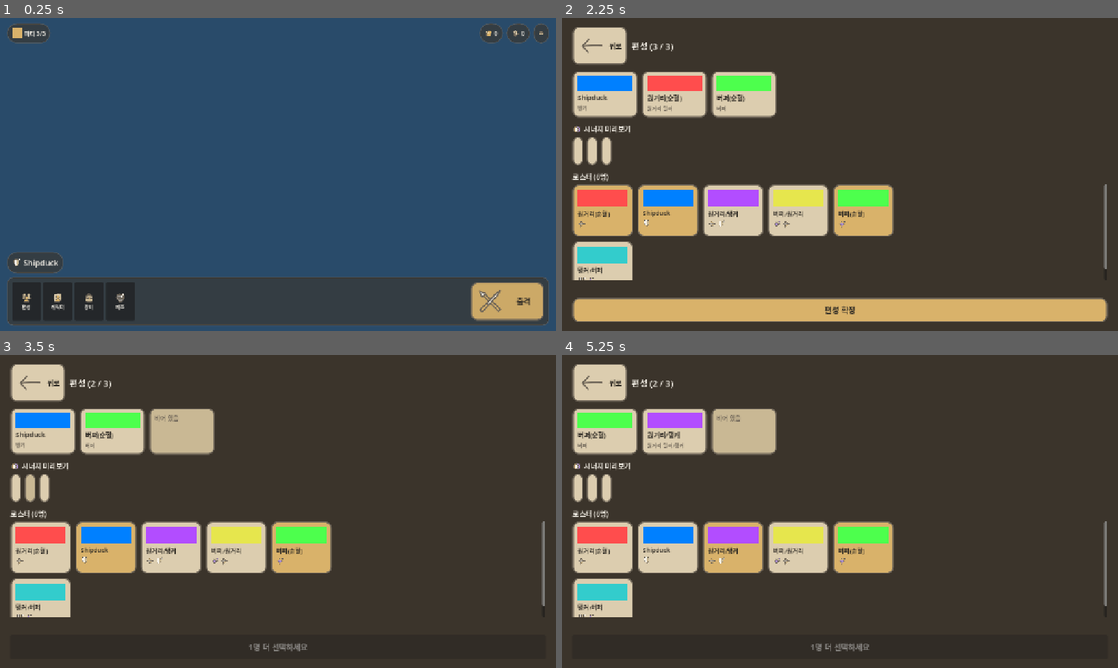
Above: before the commit, frames 1-4 (two rows, left to right).
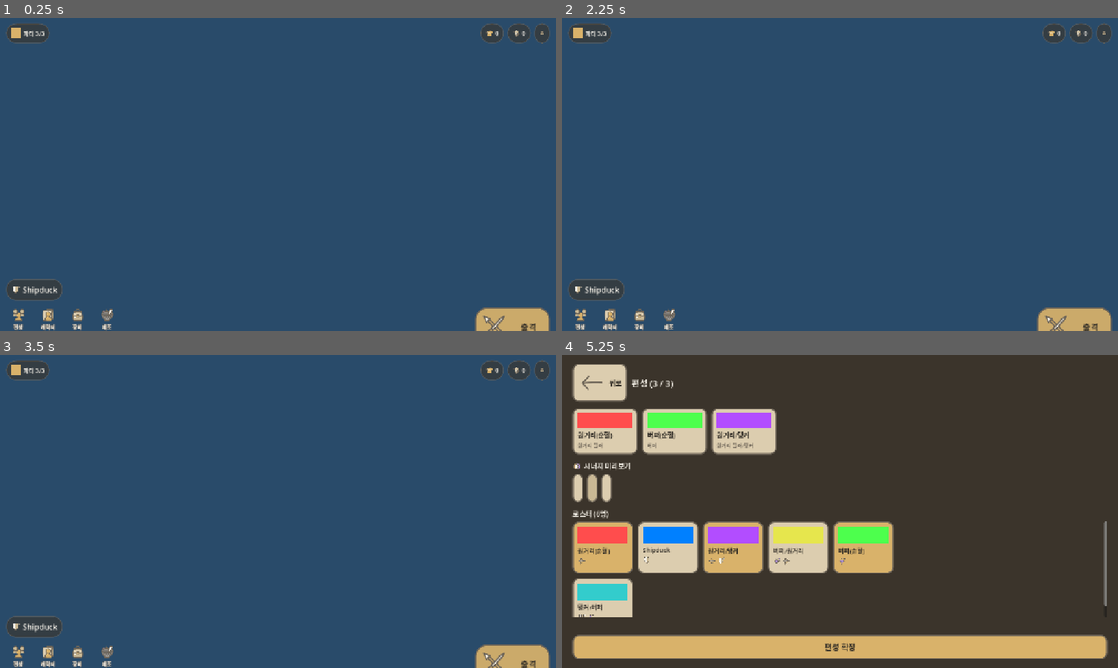
Above: after the commit, the same moments.

Repository: KADSA-OFFICIAL/Group-2
Game: Godot game, scene res://main.tscn
The game is run twice, just before and just after one commit, with the same random seed, the same clock (stepped at 60 frames per second) and the same inputs. The engine's default icon, where the game draws it, is replaced by a stand-in: a white triangle on a blue panel in a dark square.
Inputs (mouse positions are in pixels of both pictures, inside the frame that each line leads up to):
- Up to frame 1 (0.25 s): no input
- Up to frame 2 (2.25 s): click (1101, 33) at 0.52 s; click "뒤로" at 1.25 s; click (589, 302) at 2.02 s
- Up to frame 3 (3.5 s): click (38, 549) at 2.77 s
- Up to frame 4 (5.25 s): click (578, 655) at 3.52 s; click (667, 549) at 4.27 s; click (734, 549) at 5.02 s

The runs differ from the first frame. In frame 1, 16% of the frame differs, in the area x 1-99%, y 2-100%; in frame 2, 99%; in frame 3, 99%, in the area x 0-100%, y 0-100%; in frame 4, 11%.

Commit message:
fix(ui): 하단 메뉴를 개별 아이콘으로 분리 — 감싸는 바·테두리 제거 후 바닥에 밀착
트릭컬 실제 화면과 대조해 보니 이전 구현이 세 가지를 어겼다.
버튼을 하나의 바로 묶었고, 사각 테두리를 둘렀고, 바닥에서 띄워 두었다.

- 하단 메뉴를 감싸던 PanelContainer 를 없앴다. 이제 HBox 안에 버튼이 각자 떨어져 있고
  그 사이로 일러스트가 그대로 보인다.
- 각 버튼의 배경·테두리를 전부 제거했다(StyleBoxEmpty). 아이콘 자체에 이미 굵은
  윤곽선이 있어 사각 프레임을 덧대면 답답해진다.
  대신 라벨에 외곽선(outline_size 4)을 넣어 어떤 배경 위에서도 읽히게 했다.
- 오버레이의 아래 여백을 0 으로 두어 버튼이 화면 맨 아래에 바짝 붙는다.
- 아이콘을 24 -> 34 로 키웠다. 배경 판이 사라져 아이콘 자체가 버튼 역할을 하기 때문이다.
- 출격만 알약 배경을 유지한다. 유일한 주요 동작이라 눈에 띄어야 하고,
  나머지가 배경 없는 아이콘이라 대비로 위계가 생긴다.

검증: Godot 4.6.3 헤드리스, 17개 체크 전부 통과.
메뉴 버튼 4개가 독립 노드이며 공통 부모가 HBox(패널 아님), 감싸는 PanelContainer 없음,
메뉴 버튼에 StyleBoxFlat 0개, 라벨 외곽선 적용, 버튼 하단이 화면 바닥에 정확히 닿음,
출격만 배경을 갖고 더 넓음, ArtLayer 전체 유지, 편성 진입·출격 회귀.
검증 씬은 확인 후 삭제.

Co-Authored-By: Claude Opus 4.8 <noreply@anthropic.com>

Diff:
--- a/screens/main/main_screen.gd
+++ b/screens/main/main_screen.gd
@@ -88,10 +88,11 @@
 	var overlay := MarginContainer.new()
 	overlay.name = "Overlay"
 	overlay.set_anchors_preset(Control.PRESET_FULL_RECT)
-	overlay.add_theme_constant_override("margin_left", 16)
-	overlay.add_theme_constant_override("margin_right", 16)
+	overlay.add_theme_constant_override("margin_left", 14)
+	overlay.add_theme_constant_override("margin_right", 14)
 	overlay.add_theme_constant_override("margin_top", 12)
-	overlay.add_theme_constant_override("margin_bottom", 12)
+	# 하단 버튼은 화면 맨 아래에 바짝 붙는다. 아래 여백을 두지 않는다.
+	overlay.add_theme_constant_override("margin_bottom", 0)
 	add_child(overlay)
 
 	var column := VBoxContainer.new()
@@ -104,6 +105,7 @@
 	var middle := VBoxContainer.new()
 	middle.size_flags_vertical = Control.SIZE_EXPAND_FILL
 	middle.alignment = BoxContainer.ALIGNMENT_END
+	middle.add_theme_constant_override("separation", 8)
 	middle.mouse_filter = Control.MOUSE_FILTER_IGNORE
 	column.add_child(middle)
 
@@ -252,15 +254,13 @@
 	return button
 
 
-# ── 하단: 메뉴 탭 + 출격 CTA ──
-# 탭은 작게, CTA만 크게 두어 위계를 만든다.
+# ── 하단: 메뉴 버튼 + 출격 CTA ──
+# 버튼을 하나의 바로 묶지 않는다. 각자 떨어진 아이콘으로 화면 아래에 바짝 붙인다.
+# 감싸는 패널이 없으므로 일러스트가 버튼 사이로 그대로 보인다.
 func _build_bottom_bar() -> Control:
-	var bar := PanelContainer.new()
-	bar.add_theme_stylebox_override("panel", UITheme.overlay_box())
-
 	var row := HBoxContainer.new()
-	row.add_theme_constant_override("separation", 6)
-	bar.add_child(row)
+	row.add_theme_constant_override("separation", 10)
+	row.alignment = BoxContainer.ALIGNMENT_BEGIN
 
 	row.add_child(_make_tab("편성", FORMATION_ICON, FORMATION_SCREEN))
 	row.add_child(_make_tab("캐릭터", CHARACTERS_ICON, CHARACTERS_SCREEN))
@@ -273,53 +273,67 @@
 	row.add_child(gap)
 
 	row.add_child(_build_battle_button())
-	return bar
-
-
-# 하단 탭: 아이콘 위 + 라벨 아래. 눌리는 영역 전체가 버튼이다.
+	return row
+
+
+# 하단 메뉴 버튼: 아이콘 위 + 라벨 아래. 테두리·배경 패널을 두지 않는다.
+# 아이콘 자체에 이미 굵은 윤곽선이 있어 사각 프레임을 덧대면 답답해진다.
 func _make_tab(label: String, icon_path: String, scene: PackedScene) -> Control:
-	var holder := PanelContainer.new()
-	holder.custom_minimum_size = Vector2(66, 50)
+	var holder := Control.new()
+	holder.custom_minimum_size = Vector2(58, 62)
 
 	var box := VBoxContainer.new()
-	box.alignment = BoxContainer.ALIGNMENT_CENTER
-	box.add_theme_constant_override("separation", 1)
+	box.set_anchors_preset(Control.PRESET_FULL_RECT)
+	box.alignment = BoxContainer.ALIGNMENT_END
+	box.add_theme_constant_override("separation", 2)
 	box.mouse_filter = Control.MOUSE_FILTER_IGNORE
 	holder.add_child(box)
 
-	var icon := _make_icon(icon_path, UITheme.ICON_NAV)
+	var icon := _make_icon(icon_path, 34)
 	if icon != null:
 		icon.size_flags_horizontal = Control.SIZE_SHRINK_CENTER
 		box.add_child(icon)
 
-	var text := _text(label, 11, UITheme.INK_ON_DARK)
+	# 라벨은 그림 위에 바로 얹히므로 외곽선을 넣어 어떤 배경에서도 읽히게 한다.
+	var text := _text(label, 12, UITheme.INK_ON_DARK)
 	text.horizontal_alignment = HORIZONTAL_ALIGNMENT_CENTER
+	text.add_theme_color_override("font_outline_color", UITheme.OUTLINE)
+	text.add_theme_constant_override("outline_size", 4)
 	box.add_child(text)
 
+	# 눌리는 영역만 담당하는 투명 버튼. 배경·테두리 없음.
 	var button := Button.new()
 	button.flat = true
 	button.set_anchors_preset(Control.PRESET_FULL_RECT)
 	button.add_theme_stylebox_override("normal", StyleBoxEmpty.new())
-	button.add_theme_stylebox_override("hover", UITheme.overlay_pill(UITheme.SURFACE))
-	button.add_theme_stylebox_override("pressed", UITheme.overlay_pill(UITheme.SURFACE_DEEP))
+	button.add_theme_stylebox_override("hover", StyleBoxEmpty.new())
+	button.add_theme_stylebox_override("pressed", StyleBoxEmpty.new())
 	button.add_theme_stylebox_override("focus", StyleBoxEmpty.new())
 	button.pressed.connect(func(): ScreenManager.push(scene))
 	holder.add_child(button)
 	return holder
 
 
+# 출격만 알약 배경을 가진다. 유일한 주요 동작이라 눈에 띄어야 하기 때문이다.
+# 나머지 메뉴 버튼에는 배경을 두지 않는다.
 func _build_battle_button() -> Control:
+	var holder := Control.new()
+	holder.custom_minimum_size = Vector2(172, 62)
+
 	var button := Button.new()
-	button.custom_minimum_size = Vector2(168, 50)
-	button.add_theme_stylebox_override("normal", UITheme.overlay_accent())
-	button.add_theme_stylebox_override("hover", UITheme.overlay_accent())
+	button.set_anchors_preset(Control.PRESET_BOTTOM_WIDE)
+	button.offset_top = -54
+	button.offset_bottom = -4
+	button.add_theme_stylebox_override("normal", UITheme.overlay_accent(26))
+	button.add_theme_stylebox_override("hover", UITheme.overlay_accent(26))
 	button.add_theme_stylebox_override("pressed", UITheme.overlay_pill(UITheme.SURFACE_DEEP))
 	button.add_theme_color_override("font_color", UITheme.INK)
-	button.add_theme_font_size_override("font_size", 18)
+	button.add_theme_font_size_override("font_size", 19)
 	button.text = " 출격"
 	button.icon = _load_texture(BATTLE_ICON)
 	button.pressed.connect(_on_battle_pressed)
-	return button
+	holder.add_child(button)
+	return holder
 
 
 # 출격 = 이 화면을 닫아 게임플레이를 드러낸다.
